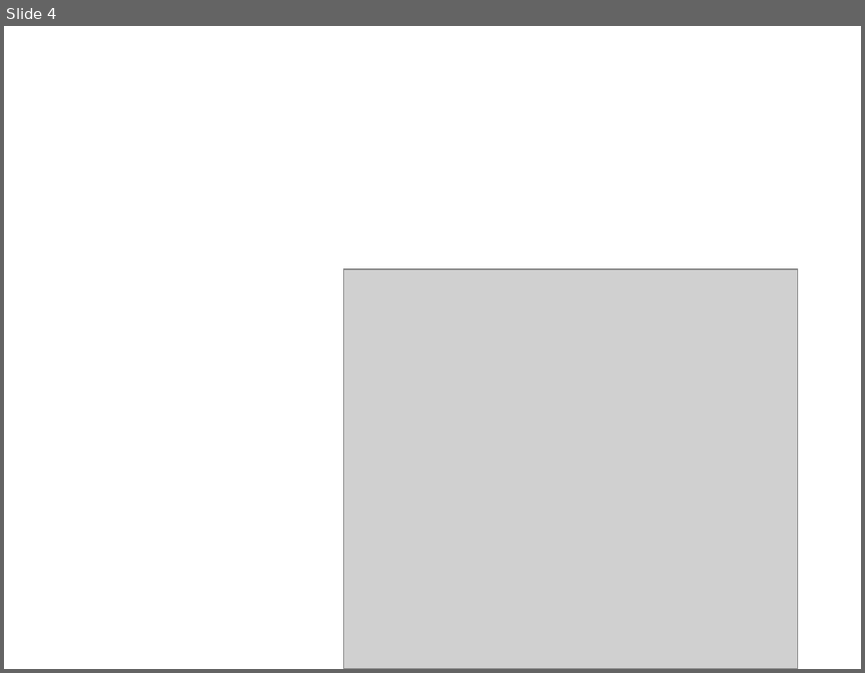
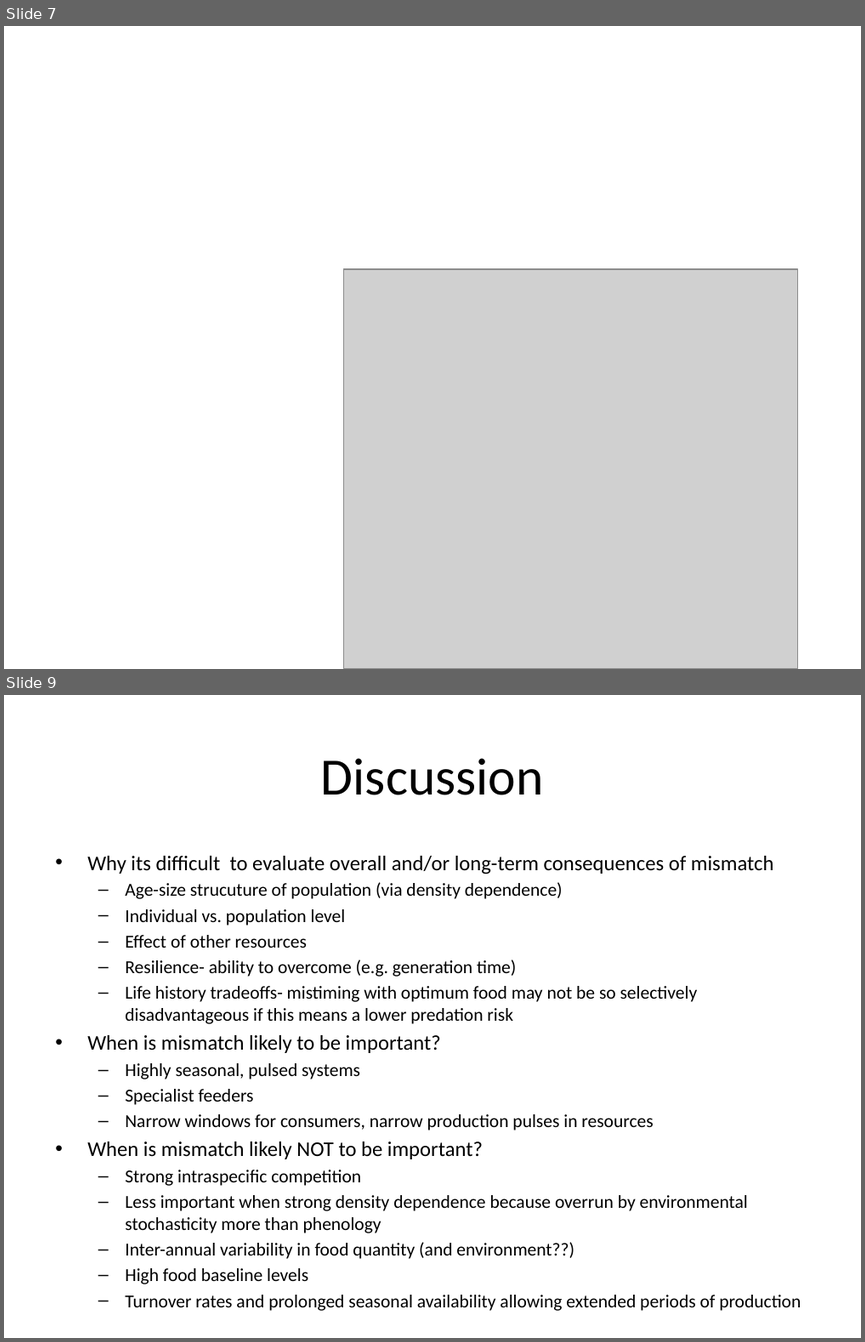
Before and after one commit to kharouba/sync_fitness, a slide deck: ESA_2017.pptx. Shown one above the other, each under a label of ours: slide 4 before the commit, slides 7 and 9 after it; the slides between them are not shown. The pictures are 865x673 and 865x1342 pixels, drawn with LibreOffice and Linux fonts; fonts in the diff are those of the drawing; grey boxes stand for pictures. Boxes give left, top, right and bottom in pixels: in the first picture for what was removed or moved away, otherwise in the second. Text is boxed around its words. In the diff, an @@ line names an element or a change of style, - is before the commit and + after.

```diff
--- a/ESA_2017.pptx
+++ b/ESA_2017.pptx
@@ slide 9 added at box(4, 695, 861, 1338), background #FFFFFF @@
@@ title added at box(321, 758, 543, 795), 44 pt, text #000000 @@
+Discussion
@@ text added at box(87, 856, 800, 1310), 15.4 pt, text #000000 @@
+• Why its difficult to evaluate overall and/or long-term consequences of mismatch
+  – Age-size strucuture of population (via density dependence)
+  – Individual vs. population level
+  – Effect of other resources
+  – Resilience- ability to overcome (e.g. generation time)
+  – Life history tradeoffs- mistiming with optimum food may not be so selectively disadvantageous if this means a lower predation risk
+• When is mismatch likely to be important?
+  – Highly seasonal, pulsed systems
+  – Specialist feeders
+  – Narrow windows for consumers, narrow production pulses in resources
+• When is mismatch likely NOT to be important?
+  – Strong intraspecific competition
+  – Less important when strong density dependence because overrun by environmental stochasticity more than phenology
+  – Inter-annual variability in food quantity (and environment??)
+  – High food baseline levels
+  – Turnover rates and prolonged seasonal availability allowing extended periods of production
@@ what was slide 4 is now slide 7 @@
```
Also in this commit, not shown: 1 slide changed, 4 other slides added, 38 other files.
